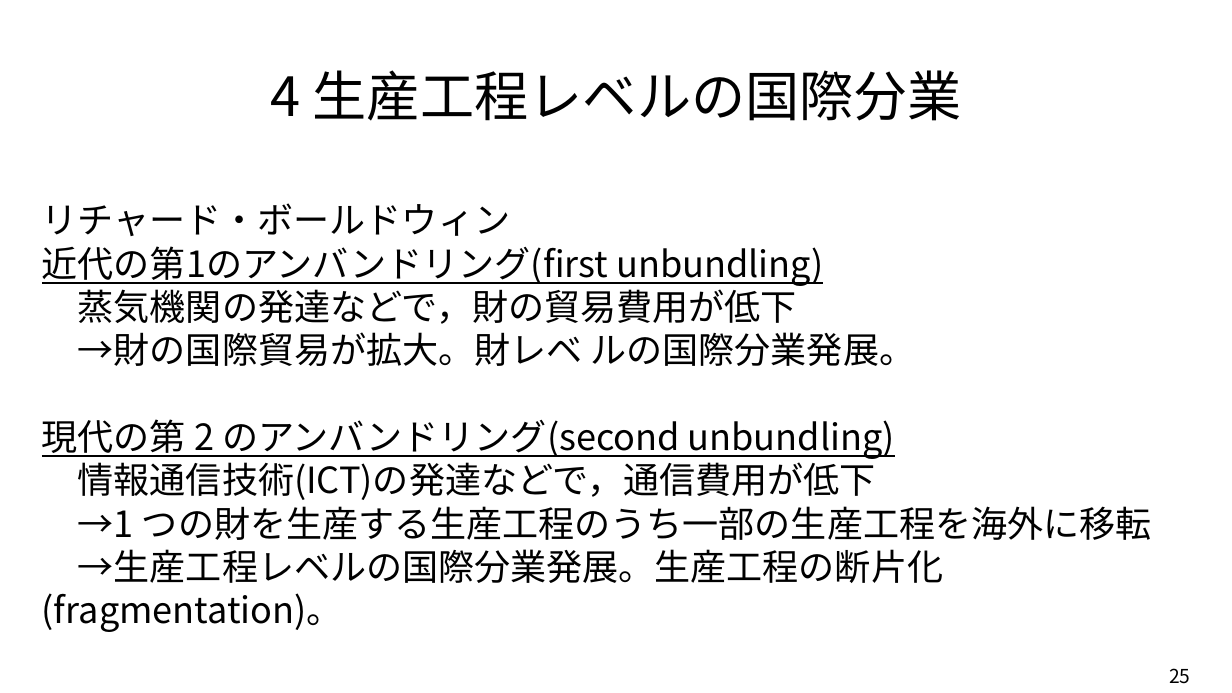
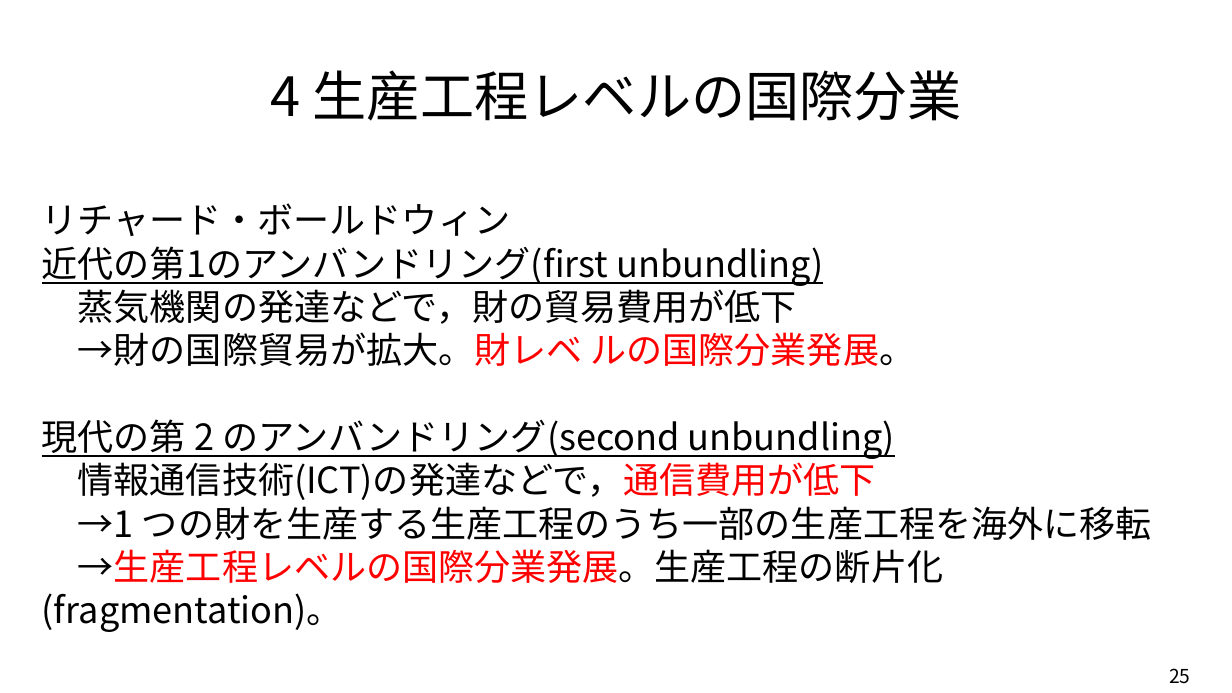
Before and after one commit to ayumu-tanaka/mof2025, a slide deck: slide 25 of slides/03企業のグローバル化.pptx. Drawn at 1232x693 pixels with LibreOffice and Linux fonts; fonts in the diff are those of the drawing. Boxes give left, top, right and bottom in pixels: in the first picture for what was removed or moved away, otherwise in the second. Text is boxed around its words. In the diff, an @@ line names an element or a change of style, - is before the commit and + after.

```diff
--- a/slides/03企業のグローバル化.pptx
+++ b/slides/03企業のグローバル化.pptx
@@ text at (78,332,943,583): text colour #000000 to #FF0000 in "→財の国際貿易が拡大。財レベ ルの国際分業発展。", "情報通信技術(ICT)の発達などで，通信費用が低下", "→生産工程レベルの国際分業発展。生産工程の断片化(fragmentation)。" @@
```
Also in this commit, not shown: 9 other slides changed, 5 other files.
